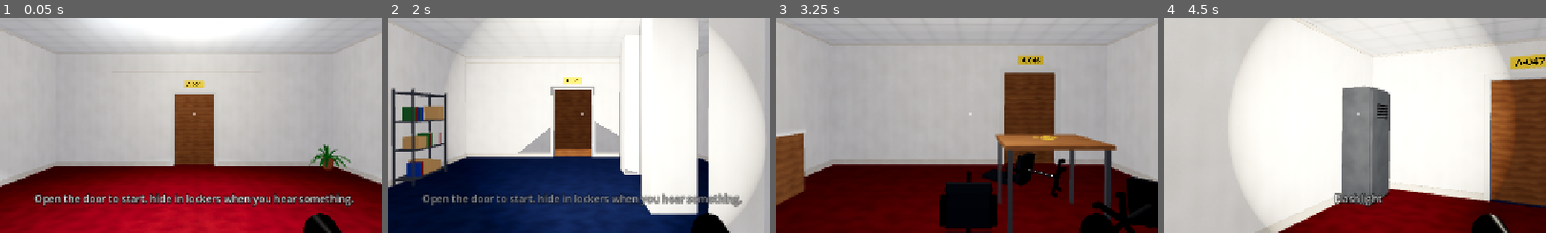
Above: before the commit, frames 1-4 (left to right).
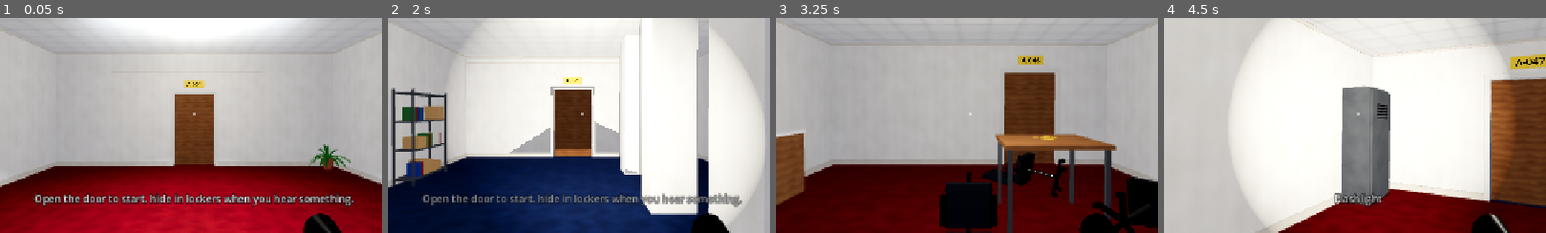
Above: after the commit, the same moments.

Repository: jhu7600codes/dir-projects
Game: Godot game, scene res://tests/smoke_test.tscn
Same seed, same stepped clock (60 frames per second), same inputs: the game is played once before the commit and once after it. This scene is started directly instead of the project's main scene.
Inputs (mouse positions are % of the whole screen's width and height, from its top left):
- Up to frame 1 (0.05 s): no input
- Up to frame 2 (2 s): tap Enter at 0.5 s; move the mouse to (55, 50) at 0.52 s; hold C (crouch) 0.53-1.28 s; hold W (move_forward) from 0.53 s (still down); click (55, 50) at 0.67 s; tap Space (jump) at 0.77, 1.52 s; tap Shift (sprint) at 0.8, 1.35 s; move the mouse to (45, 50) at 1.27 s; tap C (crouch) at 1.55 s
- Up to frame 3 (3.25 s): keep holding W (move_forward); move the mouse to (52, 48) at 2.02 s; hold C (crouch) 2.03-2.78 s; tap Shift (sprint) at 2.3 s; move the mouse to (49, 52) at 2.77 s; tap E (interact) at 2.85 s; click (49, 52) at 2.92 s; tap Space (jump) at 3.02 s; tap C (crouch) at 3.05 s
- Up to frame 4 (4.5 s): keep holding W (move_forward); move the mouse to (57, 51) at 3.52 s; hold Mouse wheel down (item_next) 3.53-4.28 s; tap Space (jump) at 3.77 s; tap Shift (sprint) at 3.8 s; move the mouse to (42, 49) at 4.27 s; tap Mouse wheel up (item_prev) at 4.35 s
The pictures show only the part of the screen within x 25-75%, y 28-78%; the shares and areas given below are measured in that part.

The runs differ from the first frame. In frame 2, 0.2% of the frame differs, in the area x 31-61%, y 49-64%; in frame 3, less than 0.1%; in frame 4, less than 0.1%.

Commit message:
Fix hitches when opening doors and drawers
Desks are built from a few shared, cached meshes instead of ~25 boxes
each, the room mesh merge runs one frame after the room is built, save
files are written on a worker thread (always the newest data, flushed
on quit and when the app is paused), and the doors entity textures are
prewarmed. Building a cubicle room went from 20-43ms to about 8ms.

Co-Authored-By: Claude Opus 5.5 <noreply@anthropic.com>
Claude-Session: https://claude.ai/code/session_0199qGiBZCTPzV4D1wckxNrd

Diff:
--- a/rooms/scripts/autoload/game.gd
+++ b/rooms/scripts/autoload/game.gd
@@ -123,6 +123,7 @@
 	# closing the window, or switching apps on android, saves the run too
 	if what == NOTIFICATION_WM_CLOSE_REQUEST or what == NOTIFICATION_APPLICATION_PAUSED:
 		save_run()
+		Save.flush()  # right now, not on a worker thread: the app may be about to close
 
 
 ## remember the run in progress (door, seed, health and items)
--- a/rooms/scripts/autoload/save.gd
+++ b/rooms/scripts/autoload/save.gd
@@ -20,6 +20,8 @@
 
 var profile := "main"
 var data := DEFAULTS.duplicate(true)
+var _lock := Mutex.new()
+var _pending := {}  # path -> json text waiting to be written
 var locked := false  # kept for older code paths, nothing locks the save anymore
 
 
@@ -56,10 +58,31 @@
 			write()
 
 
+## the file write happens on a worker thread, so a slow disk never hitches the game
+## (it saves on every door and every bit of gold). only the newest data per file gets
+## written, so an older save can never land after a newer one.
 func write() -> void:
-	var f := FileAccess.open(PATHS[profile], FileAccess.WRITE)
-	if f:
-		f.store_string(JSON.stringify(data, "\t"))
+	_lock.lock()
+	_pending[PATHS[profile]] = JSON.stringify(data, "\t")
+	_lock.unlock()
+	WorkerThreadPool.add_task(flush)
+
+
+## writes whatever is waiting. also called directly when quitting or switching apps
+func flush() -> void:
+	_lock.lock()
+	for path in _pending:
+		var f := FileAccess.open(path, FileAccess.WRITE)
+		if f:
+			f.store_string(_pending[path])
+			f.close()
+	_pending.clear()
+	_lock.unlock()
+
+
+func _notification(what: int) -> void:
+	if what == NOTIFICATION_WM_CLOSE_REQUEST or what == NOTIFICATION_APPLICATION_PAUSED or what == NOTIFICATION_PREDELETE:
+		flush()
 
 
 func has_run() -> bool:
--- a/rooms/scripts/world/drawer.gd
+++ b/rooms/scripts/world/drawer.gd
@@ -8,6 +8,12 @@
 var _drawer: Node3D
 var _static: Node3D
 const FRONT_Z := 0.335  # front face of the pedestal
+
+
+## the desk is built from a few meshes that every desk shares (one per material), made
+## once and cached. building ~25 little boxes per desk made the cubicle room hitch.
+static var _desk_cache := {}  # material key -> ArrayMesh (desk, two fixed drawers, nameplate)
+static var _top_cache := {}   # material key -> ArrayMesh (the drawer that opens)
 
 
 ## called by the room right after loot_seed is set, before the room merges its static meshes.
@@ -28,12 +34,16 @@
 	var m := Assets.model("desk")
 	if m:
 		_static.add_child(m)
-	else:
-		var h := Props.TABLE_H
-		_mesh(Vector3(1.4, 0.05, 0.7), Vector3(0, h - 0.025, 0), Mats.get_mat("wood"), _static)
-		_mesh(Vector3(0.05, h - 0.05, 0.66), Vector3(-0.66, (h - 0.05) / 2, 0), Mats.get_mat("wood"), _static)
-		_mesh(Vector3(0.45, h - 0.05, 0.66), Vector3(0.45, (h - 0.05) / 2, 0), Mats.get_mat("wood"), _static)
-	_build_drawers()
+	make_cache()
+	for key in _desk_cache:
+		if m and key == "wood":
+			continue  # the desk model replaces the plain wooden desk
+		_shared(_desk_cache[key], key, _static)
+	_drawer = Node3D.new()
+	_drawer.position = Vector3(0.45, (Props.TABLE_H - 0.05) * 5.0 / 6.0, FRONT_Z)
+	add_child(_drawer)
+	for key in _top_cache:
+		_shared(_top_cache[key], key, _drawer)
 	_nameplate()
 	var it := Interactable.make(Vector3(0.6, 0.4, 0.4), "open drawer")
 	it.position = Vector3(0.45, Props.TABLE_H - 0.2, 0.4)
@@ -41,56 +51,69 @@
 	add_child(it)
 
 
-## three drawers stacked in the pedestal, each with a dark gap and a metal handle.
-## only the top one opens.
-func _build_drawers() -> void:
-	var h := Props.TABLE_H - 0.05
-	var dh := h / 3.0
+func _shared(mesh: Mesh, key: String, parent: Node) -> void:
+	var mi := MeshInstance3D.new()
+	mi.mesh = mesh
+	mi.material_override = Mats.get_mat(key)
+	parent.add_child(mi)
+
+
+## builds the shared desk meshes once (Prewarm calls this at startup too)
+static func make_cache() -> void:
+	if not _desk_cache.is_empty():
+		return
+	var desk := {}
+	var top := {}
+	var h := Props.TABLE_H
+	_box(desk, "wood", Vector3(1.4, 0.05, 0.7), Transform3D(Basis(), Vector3(0, h - 0.025, 0)))
+	_box(desk, "wood", Vector3(0.05, h - 0.05, 0.66), Transform3D(Basis(), Vector3(-0.66, (h - 0.05) / 2, 0)))
+	_box(desk, "wood", Vector3(0.45, h - 0.05, 0.66), Transform3D(Basis(), Vector3(0.45, (h - 0.05) / 2, 0)))
+	# three drawers stacked in the pedestal, each with a dark gap and a metal handle.
+	# only the top one opens (it gets its own mesh so it can slide out)
+	var dh := (h - 0.05) / 3.0
 	for i in 3:
-		var y := h - dh * (i + 0.5)
-		var d := Node3D.new()
-		d.position = Vector3(0.45, y, FRONT_Z)
-		(self if i == 0 else _static).add_child(d)
-		_mesh(Vector3(0.43, dh - 0.005, 0.01), Vector3(0, 0, -0.004), Mats.get_mat("dark"), d)  # gap around the front
-		_mesh(Vector3(0.41, dh - 0.03, 0.025), Vector3(0, 0, 0.012), Mats.get_mat("wood_dark"), d)
-		_mesh(Vector3(0.16, 0.022, 0.022), Vector3(0, dh * 0.18, 0.04), Mats.get_mat("metal"), d)
+		var into := top if i == 0 else desk
+		var o := Vector3.ZERO if i == 0 else Vector3(0.45, (h - 0.05) - dh * (i + 0.5), FRONT_Z)
+		_box(into, "dark", Vector3(0.43, dh - 0.005, 0.01), Transform3D(Basis(), o + Vector3(0, 0, -0.004)))
+		_box(into, "wood_dark", Vector3(0.41, dh - 0.03, 0.025), Transform3D(Basis(), o + Vector3(0, 0, 0.012)))
+		_box(into, "metal", Vector3(0.16, 0.022, 0.022), Transform3D(Basis(), o + Vector3(0, dh * 0.18, 0.04)))
 		for sx in [-0.07, 0.07]:
-			_mesh(Vector3(0.015, 0.015, 0.03), Vector3(sx, dh * 0.18, 0.025), Mats.get_mat("metal"), d)
+			_box(into, "metal", Vector3(0.015, 0.015, 0.03), Transform3D(Basis(), o + Vector3(sx, dh * 0.18, 0.025)))
 		if i == 0:
 			# the tray behind the front, hidden in the pedestal until it slides out
-			_mesh(Vector3(0.38, dh - 0.05, 0.5), Vector3(0, -0.01, -0.25), Mats.get_mat("wood_dark"), d)
-			_mesh(Vector3(0.34, 0.01, 0.46), Vector3(0, dh * 0.5 - 0.035, -0.25), Mats.get_mat("dark"), d)
-			_drawer = d
+			_box(top, "wood_dark", Vector3(0.38, dh - 0.05, 0.5), Transform3D(Basis(), Vector3(0, -0.01, -0.25)))
+			_box(top, "dark", Vector3(0.34, 0.01, 0.46), Transform3D(Basis(), Vector3(0, dh * 0.5 - 0.035, -0.25)))
+	# the nameplate's little stand
+	var plate := Transform3D(Basis(Vector3.RIGHT, -0.35), Vector3(-0.3, h, 0.22))
+	_box(desk, "dark", Vector3(0.26, 0.07, 0.015), plate * Transform3D(Basis(), Vector3(0, 0.035, 0)))
+	for k in desk:
+		_desk_cache[k] = (desk[k] as SurfaceTool).commit()
+	for k in top:
+		_top_cache[k] = (top[k] as SurfaceTool).commit()
+
+
+static func _box(into: Dictionary, key: String, size: Vector3, xf: Transform3D) -> void:
+	if not into.has(key):
+		var st := SurfaceTool.new()
+		st.begin(Mesh.PRIMITIVE_TRIANGLES)
+		into[key] = st
+	var bm := BoxMesh.new()
+	bm.size = size
+	(into[key] as SurfaceTool).append_from(bm, 0, xf)
 
 
 ## a little name sign on the desk. it almost always says worker.
 func _nameplate() -> void:
 	var rng := RandomNumberGenerator.new()
 	rng.seed = loot_seed + 77
-	var plate := Node3D.new()
-	plate.position = Vector3(-0.3, Props.TABLE_H, 0.22)
-	plate.rotation.x = -0.35
-	_static.add_child(plate)
-	_mesh(Vector3(0.26, 0.07, 0.015), Vector3(0, 0.035, 0), Mats.get_mat("dark"), plate)
 	var l := Label3D.new()
 	l.text = "Julian" if rng.randf() < 0.04 else "Worker"
 	l.font_size = 40
 	l.pixel_size = 0.0012
 	l.modulate = Color(0.9, 0.8, 0.45)
 	l.outline_size = 0
-	l.position = Vector3(0, 0.035, 0.009)
-	plate.add_child(l)
-
-
-func _mesh(size: Vector3, pos: Vector3, mat: Material, parent: Node = null) -> MeshInstance3D:
-	var mi := MeshInstance3D.new()
-	var bm := BoxMesh.new()
-	bm.size = size
-	mi.mesh = bm
-	mi.material_override = mat
-	mi.position = pos
-	(parent if parent else self).add_child(mi)
-	return mi
+	l.transform = Transform3D(Basis(Vector3.RIGHT, -0.35), Vector3(-0.3, Props.TABLE_H, 0.22)) * Transform3D(Basis(), Vector3(0, 0.035, 0.009))
+	add_child(l)
 
 
 func _open(player, it: Interactable) -> void:
--- a/rooms/scripts/world/prewarm.gd
+++ b/rooms/scripts/world/prewarm.gd
@@ -20,7 +20,9 @@
 	PropModels.fridge().free()
 	for item in ["flashlight", "shakelight", "battery", "bandage", "vitamins", "gold"]:
 		ItemModels.build(item).free()
-	for k in ["a60_face_1", "a60_face_2", "a60_face_3", "a60b_face", "a120_face", "a200_face"]:
+	Drawer.make_cache()
+	for k in ["a60_face_1", "a60_face_2", "a60_face_3", "a60b_face", "a120_face", "a200_face",
+			"rush_face", "ambush_face", "eyes_face", "screech_face", "figure_body", "seek_body", "seek_eye"]:
 		Assets.glow_texture(k)
 	for section in ["sounds", "music"]:
 		for key in Assets.manifest.get(section, {}):
--- a/rooms/scripts/world/room_base.gd
+++ b/rooms/scripts/world/room_base.gd
@@ -28,6 +28,7 @@
 var _body: StaticBody3D
 var _flicker: Array[Light3D] = []
 var _flicker_t := 0.0
+var _merged := false
 var _burst := 0.0
 var _burst_lights: Array = []
 var _fixture_i := 0  # low quality: only every other ceiling panel gets a real light
@@ -51,7 +52,14 @@
 	build()
 	_clear_doorways()
 	_add_back_seal()
-	_merge_static()
+
+
+## the mesh merge runs one frame after the room is added, so building a room and merging
+## it don't both land in the frame you open a door (that made big rooms hitch). the new
+## room is behind a closed door at that point anyway.
+func _ready() -> void:
+	if not _merged:
+		get_tree().process_frame.connect(_merge_static, CONNECT_ONE_SHOT)
 
 
 ## safety net against softlocks: any locker standing in front of the entry or the exit
@@ -80,6 +88,9 @@
 ## furniture, plants) is merged into one mesh per material, so a room costs a handful
 ## of draw calls instead of a hundred. moving / interactive things are left alone.
 func _merge_static() -> void:
+	if _merged:
+		return
+	_merged = true
 	var groups := {}  # material -> SurfaceTool
 	var to_free: Array[Node] = []
 	_collect_static(self, Transform3D.IDENTITY, groups, to_free)
Not shown, changed: rooms/export_presets.cfg
